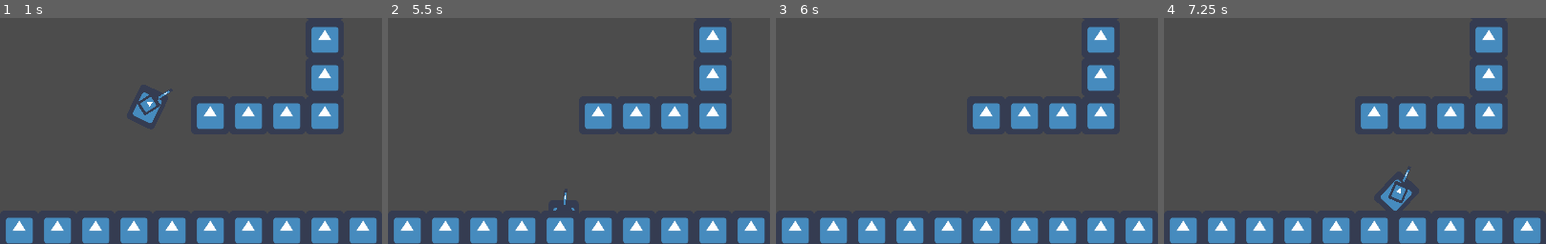
Above: before the commit, frames 1-4 (left to right).
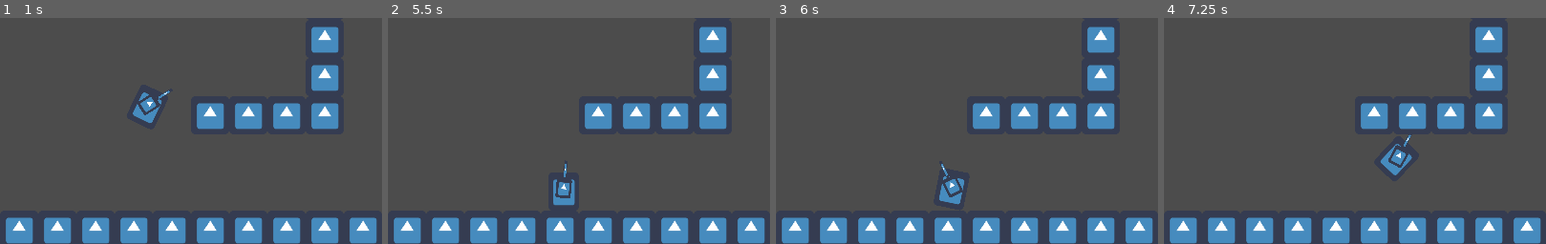
Above: after the commit, the same moments.

Repository: Stefan-Horst/TankGame
Game: Godot game, scene res://main.tscn
Same seed, same stepped clock (60 frames per second), same inputs: the game is played once before the commit and once after it. The engine's default icon, where the game draws it, is replaced by a stand-in: a white triangle on a blue panel in a dark square.
Inputs (mouse positions are % of the whole screen's width and height, from its top left):
- Up to frame 1 (1 s): tap Enter at 0.5 s; move the mouse to (72, 45) at 0.52 s; hold Right (ui_right) from 0.53 s (still down)
- Up to frame 2 (5.5 s): move the mouse to (30, 55) at 1.27 s; release Right (ui_right) at 1.28 s; hold Down (ui_down) 1.28-2.03 s; move the mouse to (60, 28) at 2.02 s; hold Right (ui_right) 2.03-2.78 s; move the mouse to (45, 70) at 2.77 s; hold Up (ui_up) 2.78-3.53 s; move the mouse to (80, 65) at 3.52 s; hold Left (ui_left) 3.53-5.03 s; move the mouse to (20, 35) at 4.27 s; tap Space at 5 s; move the mouse to (55, 50) at 5.02 s; hold Down (ui_down) from 5.03 s (still down)
- Up to frame 3 (6 s): tap Enter at 5.75 s; move the mouse to (35, 25) at 5.77 s; release Down (ui_down) at 5.78 s; hold Right (ui_right) from 5.78 s (still down)
- Up to frame 4 (7.25 s): tap Space at 6.5 s; move the mouse to (72, 45) at 6.52 s; release Right (ui_right) at 6.53 s; hold Up (ui_up) from 6.53 s (still down)
The pictures show only the part of the screen within x 30-80%, y 50-100%; the shares and areas given below are measured in that part.

Frame 1 is identical in both runs. In frame 2, 0.5% of the frame differs, in the area x 43-49%, y 64-86%; in frame 3, 0.5%; in frame 4, 1.0%, in the area x 56-65%, y 51-86%.

Commit message:
Add Player Collision
Moved player movement to _physics_process for accurate computation.
Now uses move_and_slide which adds collision and sliding along walls.

Diff:
--- a/entities/player/player.gd
+++ b/entities/player/player.gd
@@ -8,7 +8,9 @@
 
 onready var turret = $SpriteTurret
 
-func _process(delta):
+# _physics_process is computet in fixed intervals, which is required for accurate
+# computation of move_and_slide()
+func _physics_process(delta):
 	# player movement
 	var direction = 0
 	if Input.is_action_pressed("ui_left"):
@@ -24,9 +26,11 @@
 		if backwards_steering_mode == 0:
 			direction *= -1
 
+	# moves the player and causes them to slide along walls
+	move_and_slide(velocity)
 	rotation += angular_speed * direction * delta
-	position += velocity * delta
 
+func _process(delta):
 	# player turret alway point at cursor
 	turret.look_at(get_global_mouse_position())
 	turret.rotation_degrees += 90 #either this fix or rotate sprite image
